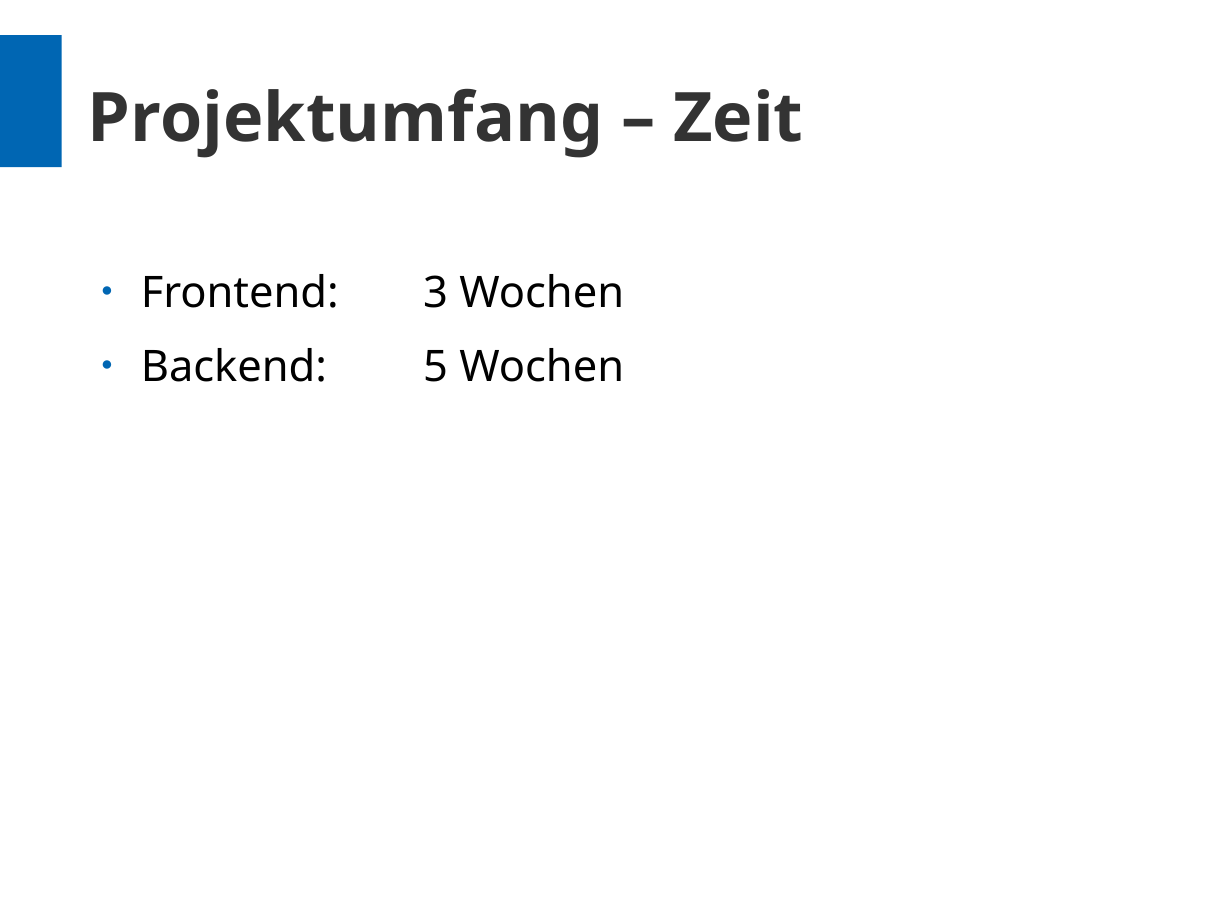
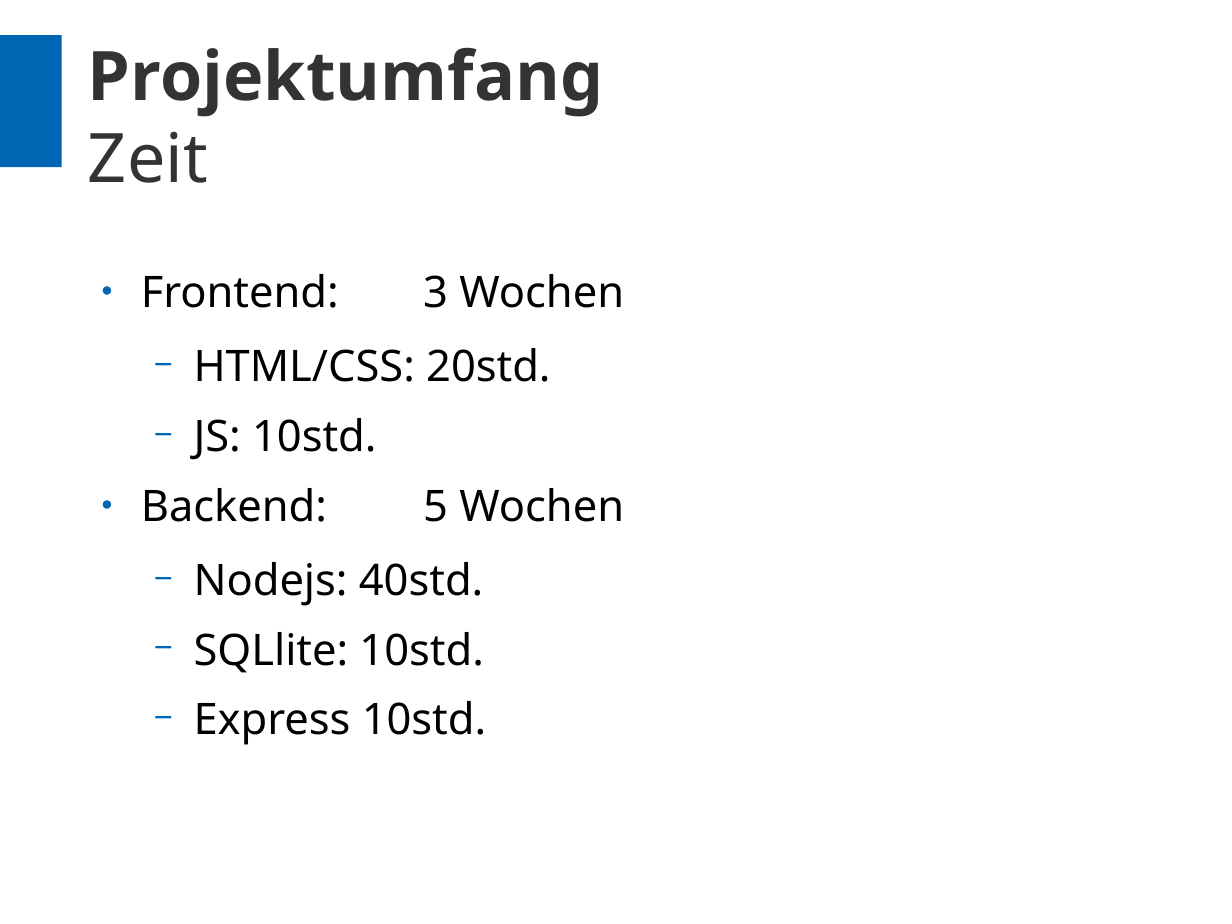
Before and after one commit to bu7z/SicherInAlbstadt, a slide deck: slide 6 of praesi/web2_praesi.odp (slide 5 before the commit). Drawn at 1232x924 pixels with LibreOffice and Linux fonts; fonts in the diff are those of the drawing; background and template pictures are left out. Boxes give left, top, right and bottom in pixels: in the first picture for what was removed or moved away, otherwise in the second. Text is boxed around its words. In the diff, an @@ line names an element or a change of style, - is before the commit and + after.

```diff
--- a/praesi/web2_praesi.odp
+++ b/praesi/web2_praesi.odp
@@ title at (88, 47, 604, 183): text changed @@
-Projektumfang – Zeit
+Projektumfang
+Zeit
@@ text at (194, 348, 550, 460): paragraphs added @@
+  − HTML/CSS: 20std.
+  − JS: 10std.
@@ text at (194, 562, 486, 745): paragraphs added @@
+  − Nodejs: 40std.
+  − SQLlite: 10std.
+  − Express 10std.
```
Also in this commit, not shown: 5 other slides changed, 4 slides added, 1 slide removed, 4 other files.
